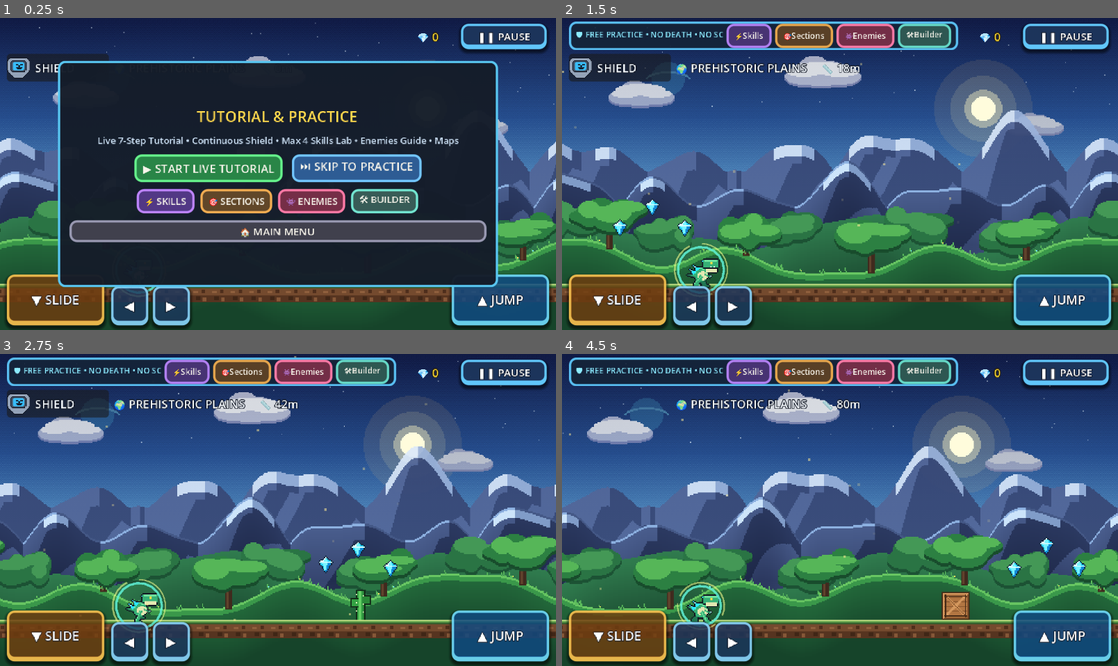
Above: before the commit, frames 1-4 (two rows, left to right).
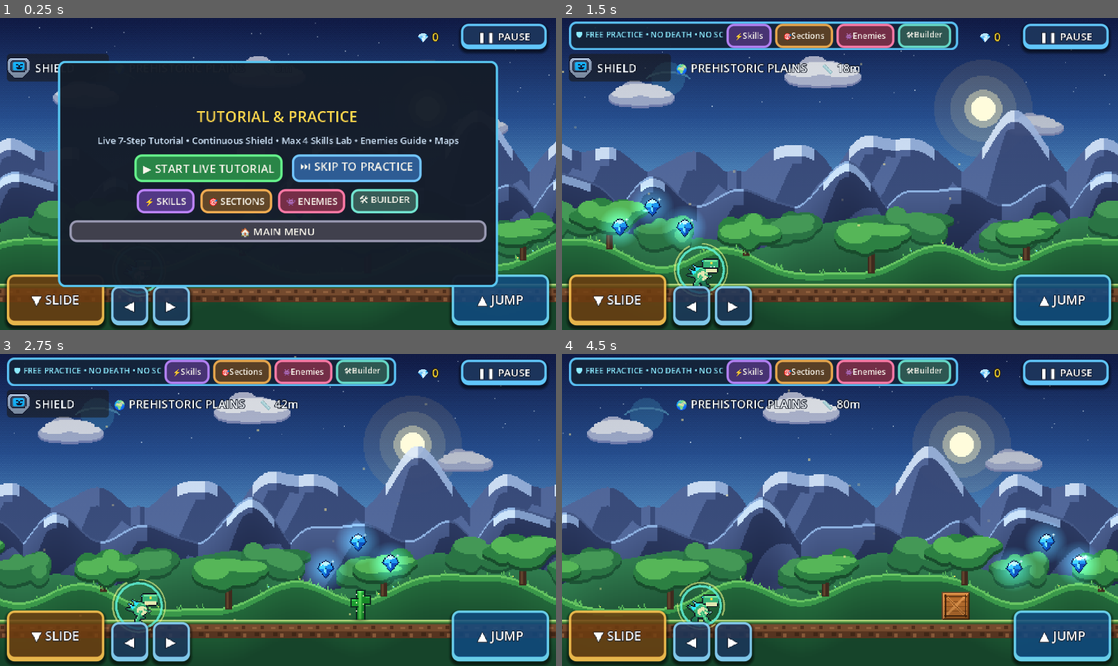
Above: after the commit, the same moments.

Repository: lam3y35/riftosaur-pixel-adventure
Game: Godot game, scene res://scenes/main/main.tscn
The game is run twice, just before and just after one commit, with the same random seed, the same clock (stepped at 60 frames per second) and the same inputs. Sound files missing from this copy of the repository are replaced by a short silence.
Inputs (mouse positions are in pixels of both pictures, inside the frame that each line leads up to):
- Up to frame 1 (0.25 s): no input
- Up to frame 2 (1.5 s): click "⏭ SKIP TO PRACTICE" at 0.5 s; tap Enter (ui_accept) at 1.25 s; drag from (840, 174) to (673, 227) at 1.27 s
- Up to frame 3 (2.75 s): drag from (166, 525) to (5, 566) at 2.02 s
- Up to frame 4 (4.5 s): move the mouse to (895, 441) at 2.77 s; hold Left (ui_left) 2.78-3.5 s; tap 1 at 2.85 s; drag from (812, 572) to (673, 463) at 3.52 s; move the mouse to (1006, 556) at 4.27 s; hold Right (ui_right) from 4.28 s (still down); tap 3 at 4.35 s

The runs differ from the first frame. In frame 1, less than 0.1% of the frame differs, in the area x 1-6%, y 12-20%; in frame 2, 1.9%; in frame 3, 2.0%; in frame 4, 2.0%, in the area x 68-97%, y 54-85%.

Commit message:
feat(art): asset visual pass - reshaded sprites, faceted gem, glow/shadow/sparkle/burst juice

Diff:
--- /dev/null
+++ b/scripts/effects/asset_juice.gd
@@ -0,0 +1,120 @@
+class_name AssetJuice
+extends RefCounted
+## Shared "eye-candy" helpers: glow halos, ground shadows, twinkles and particle bursts.
+## Purely visual - never touches collision or gameplay state.
+
+static var _glow_tex: GradientTexture2D = null
+static var _add_mat: CanvasItemMaterial = null
+
+
+static func _glow_texture() -> GradientTexture2D:
+	if _glow_tex == null:
+		var g := Gradient.new()
+		g.set_color(0, Color(1, 1, 1, 0.95))
+		g.set_color(1, Color(1, 1, 1, 0.0))
+		g.add_point(0.35, Color(1, 1, 1, 0.45))
+		_glow_tex = GradientTexture2D.new()
+		_glow_tex.gradient = g
+		_glow_tex.fill = GradientTexture2D.FILL_RADIAL
+		_glow_tex.fill_from = Vector2(0.5, 0.5)
+		_glow_tex.fill_to = Vector2(1.0, 0.5)
+		_glow_tex.width = 64
+		_glow_tex.height = 64
+	return _glow_tex
+
+
+static func _additive() -> CanvasItemMaterial:
+	if _add_mat == null:
+		_add_mat = CanvasItemMaterial.new()
+		_add_mat.blend_mode = CanvasItemMaterial.BLEND_MODE_ADD
+	return _add_mat
+
+
+## Pulsing additive halo behind `host` (placed under the sprite).
+static func add_glow(host: Node2D, color: Color, radius: float = 20.0, pulse: float = 0.18, offset: Vector2 = Vector2.ZERO) -> Sprite2D:
+	if host == null:
+		return null
+	var s := Sprite2D.new()
+	s.name = "JuiceGlow"
+	s.texture = _glow_texture()
+	s.material = _additive()
+	s.modulate = Color(color.r, color.g, color.b, 0.75)
+	s.position = offset
+	s.show_behind_parent = true
+	s.z_index = -1
+	var base := radius * 2.0 / 64.0
+	s.scale = Vector2(base, base)
+	host.add_child(s)
+	if host.is_inside_tree():
+		var tw := s.create_tween().set_loops()
+		tw.set_trans(Tween.TRANS_SINE)
+		tw.tween_property(s, "scale", Vector2(base, base) * (1.0 + pulse), 0.6 + randf() * 0.3)
+		tw.tween_property(s, "scale", Vector2(base, base) * (1.0 - pulse * 0.6), 0.6 + randf() * 0.3)
+	return s
+
+
+## Soft dark ellipse on the ground below an obstacle so it feels grounded.
+static func add_shadow(host: Node2D, width: float = 24.0, y: float = 0.0) -> Sprite2D:
+	if host == null:
+		return null
+	var s := Sprite2D.new()
+	s.name = "JuiceShadow"
+	s.texture = _glow_texture()
+	s.modulate = Color(0, 0, 0, 0.55)
+	s.position = Vector2(0, y)
+	s.scale = Vector2(width / 64.0, width * 0.22 / 64.0)
+	s.show_behind_parent = true
+	s.z_index = -1
+	host.add_child(s)
+	return s
+
+
+## Twinkling 4-point star that flickers on and off.
+static func add_twinkle(host: Node2D, offset: Vector2, color: Color = Color(1, 1, 1, 1), size: float = 7.0) -> void:
+	if host == null or not host.is_inside_tree():
+		return
+	var s := Sprite2D.new()
+	s.name = "JuiceTwinkle"
+	s.texture = _glow_texture()
+	s.material = _additive()
+	s.modulate = color
+	s.position = offset
+	s.scale = Vector2.ZERO
+	host.add_child(s)
+	var tw := s.create_tween().set_loops()
+	tw.tween_interval(randf() * 1.2)
+	tw.tween_property(s, "scale", Vector2(size, size * 0.35) / 64.0 * 2.0, 0.12)
+	tw.tween_property(s, "scale", Vector2.ZERO, 0.22)
+	tw.tween_interval(0.8 + randf() * 0.9)
+
+
+## One-shot particle burst, parented to the scene so it outlives `host`.
+static func burst(host: Node, world_pos: Vector2, color: Color, amount: int = 14, speed: float = 120.0, life: float = 0.45) -> void:
+	if host == null or not host.is_inside_tree():
+		return
+	var p := CPUParticles2D.new()
+	p.one_shot = true
+	p.emitting = true
+	p.amount = amount
+	p.lifetime = life
+	p.explosiveness = 1.0
+	p.direction = Vector2(0, -1)
+	p.spread = 180.0
+	p.initial_velocity_min = speed * 0.4
+	p.initial_velocity_max = speed
+	p.gravity = Vector2(0, 260)
+	p.scale_amount_min = 1.5
+	p.scale_amount_max = 3.0
+	p.color = color
+	var ramp := Gradient.new()
+	ramp.set_color(0, Color(1, 1, 1, 1))
+	ramp.set_color(1, Color(1, 1, 1, 0))
+	p.color_ramp = ramp
+	p.material = _additive()
+	p.z_index = 20
+	p.global_position = world_pos
+	var root := host.get_tree().current_scene
+	if root == null:
+		return
+	root.add_child(p)
+	host.get_tree().create_timer(life + 0.3).timeout.connect(p.queue_free)
--- a/scripts/objects/bounce_pad.gd
+++ b/scripts/objects/bounce_pad.gd
@@ -26,6 +26,8 @@
 	collision_layer = 0
 	collision_mask = 1 # Detect Player (layer 1)
 	body_entered.connect(_on_body_entered)
+	AssetJuice.add_glow(self, Color(1.0, 0.85, 0.3), 20.0, 0.15, Vector2(0, -6))
+	AssetJuice.add_shadow(self, 26.0, 2.0)
 
 func _process(delta: float) -> void:
 	if current_state != State.IDLE:
--- a/scripts/objects/collectible.gd
+++ b/scripts/objects/collectible.gd
@@ -15,6 +15,9 @@
 	base_y = position.y
 	bob_timer = randf() * TAU
 	add_to_group("collectibles")
+	AssetJuice.add_glow(self, Color(0.3, 0.85, 1.0), 17.0, 0.2)
+	AssetJuice.add_twinkle(self, Vector2(4, -5), Color(1, 1, 1, 1), 9.0)
+	AssetJuice.add_twinkle(self, Vector2(-5, 3), Color(0.7, 0.95, 1.0, 1), 6.0)
 	body_entered.connect(_on_body_entered)
 
 func _physics_process(delta: float) -> void:
@@ -57,6 +60,7 @@
 		player.add_gems(gem_value, score_bonus)
 
 	collected.emit(self)
+	AssetJuice.burst(self, global_position, Color(0.5, 0.95, 1.0), 16, 130.0, 0.5)
 
 	# Visual collection pop
 	if is_inside_tree():
--- a/scripts/objects/flight_pickup.gd
+++ b/scripts/objects/flight_pickup.gd
@@ -20,6 +20,8 @@
 	base_y = position.y
 	bob_timer = randf() * TAU
 	add_to_group("flight_pickups")
+	AssetJuice.add_glow(self, Color(1.0, 0.75, 0.3), 26.0, 0.22)
+	AssetJuice.add_twinkle(self, Vector2(8, -8), Color(1, 1, 0.8, 1), 10.0)
 	body_entered.connect(_on_body_entered)
 
 func _physics_process(delta: float) -> void:
@@ -45,6 +47,7 @@
 		player.start_flight(int(flight_type), flight_duration)
 
 	picked_up.emit(self)
+	AssetJuice.burst(self, global_position, Color(1.0, 0.8, 0.35), 22, 160.0, 0.55)
 
 	if is_inside_tree():
 		var tw = create_tween()
--- a/scripts/objects/skill_pickup.gd
+++ b/scripts/objects/skill_pickup.gd
@@ -25,6 +25,8 @@
 	base_y = position.y
 	bob_timer = randf() * TAU
 	add_to_group("skill_pickups")
+	AssetJuice.add_glow(self, Color(0.75, 0.45, 1.0), 26.0, 0.25)
+	AssetJuice.add_twinkle(self, Vector2(9, -9), Color(1, 0.95, 1, 1), 10.0)
 	body_entered.connect(_on_body_entered)
 	_ensure_tag_badge()
 	_update_visuals()
@@ -128,6 +130,7 @@
 		_tag_panel.visible = false
 	set_deferred("monitoring", false)
 	set_deferred("monitorable", false)
+	AssetJuice.burst(self, global_position, Color(0.8, 0.55, 1.0), 22, 160.0, 0.55)
 
 	if player and player.skill_manager:
 		player.skill_manager.equip_skill(skill_type)
--- a/scripts/obstacles/hazard.gd
+++ b/scripts/obstacles/hazard.gd
@@ -33,6 +33,26 @@
 			sprite.scale = Vector2(1.18, 1.18)
 	if not body_entered.is_connected(_on_body_entered):
 		body_entered.connect(_on_body_entered)
+	_apply_juice()
+
+func _apply_juice() -> void:
+	if sprite == null or sprite.texture == null:
+		return
+	var size: Vector2 = sprite.texture.get_size() * sprite.scale
+	if sprite.hframes > 1:
+		size.x /= float(sprite.hframes)
+	var bottom_y: float = sprite.position.y + sprite.offset.y * sprite.scale.y + size.y * 0.5
+	match category:
+		Category.AIRBORNE, Category.PROJECTILE:
+			AssetJuice.add_glow(self, Color(1.0, 0.25, 0.2), maxf(size.x, size.y) * 0.55, 0.18, sprite.position + sprite.offset)
+		Category.CRAWLER:
+			AssetJuice.add_glow(self, Color(1.0, 0.45, 0.15), size.x * 0.6, 0.2, sprite.position + sprite.offset)
+			AssetJuice.add_shadow(self, size.x * 0.9, bottom_y)
+		Category.ENVIRONMENTAL:
+			AssetJuice.add_glow(self, Color(1.0, 0.4, 0.1), size.x * 0.4, 0.2, sprite.position + sprite.offset)
+		_:
+			if size.y < 80.0:
+				AssetJuice.add_shadow(self, size.x * 0.95, bottom_y)
 
 func _process(delta: float) -> void:
 	if is_destroyed or sprite == null or sprite.hframes <= 1:
@@ -80,6 +100,7 @@
 	set_deferred("monitoring", false)
 	set_deferred("monitorable", false)
 	destroyed.emit(self)
+	AssetJuice.burst(self, global_position + Vector2(0, -8), Color(1.0, 0.7, 0.3), 18, 150.0, 0.5)
 
 	if is_inside_tree():
 		var tw = create_tween()
Binary file added: assets/sprites/_orig_before_pop/boost_launchpad.png
Not shown, added: assets/sprites/_orig_before_pop/boost_launchpad.png.import
Binary file added: assets/sprites/_orig_before_pop/boost_mushroom.png
Not shown, added: assets/sprites/_orig_before_pop/boost_mushroom.png.import
Binary file added: assets/sprites/_orig_before_pop/boost_stump.png
Not shown, added: assets/sprites/_orig_before_pop/boost_stump.png.import
Binary file added: assets/sprites/_orig_before_pop/boost_wind_vent.png
Not shown, added: assets/sprites/_orig_before_pop/boost_wind_vent.png.import
Binary file added: assets/sprites/_orig_before_pop/collectible_gem.png
Not shown, added: assets/sprites/_orig_before_pop/collectible_gem.png.import
Binary file added: assets/sprites/_orig_before_pop/dust_puff.png
Not shown, added: assets/sprites/_orig_before_pop/dust_puff.png.import
(and 71 more such lines)
